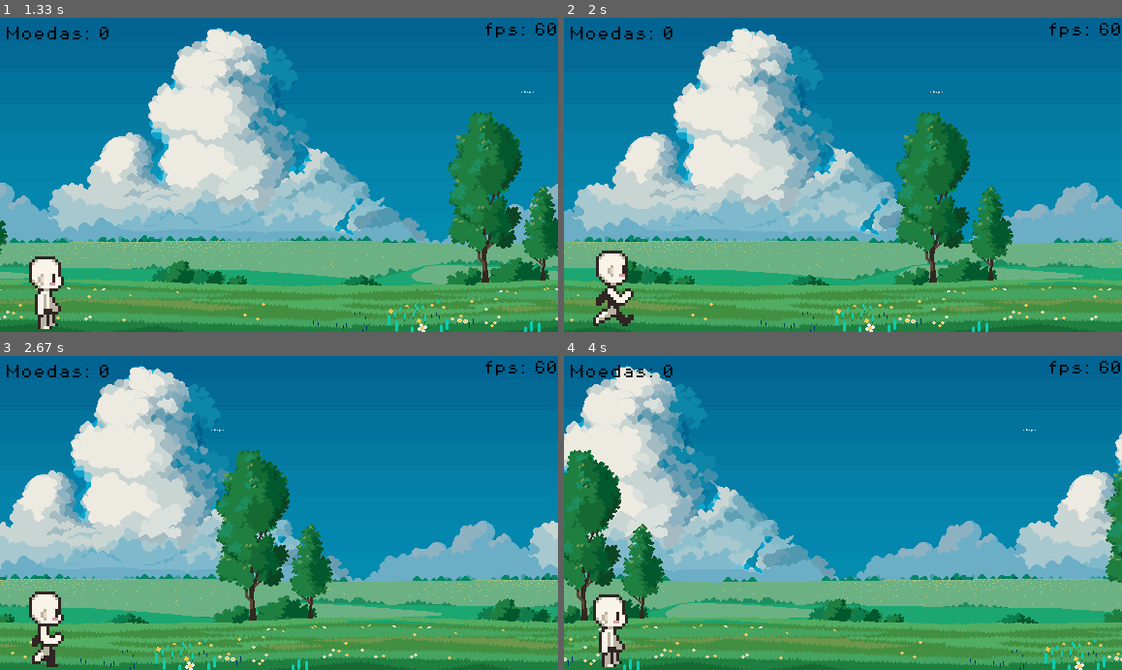
Above: before the commit, frames 1-4 (two rows, left to right).
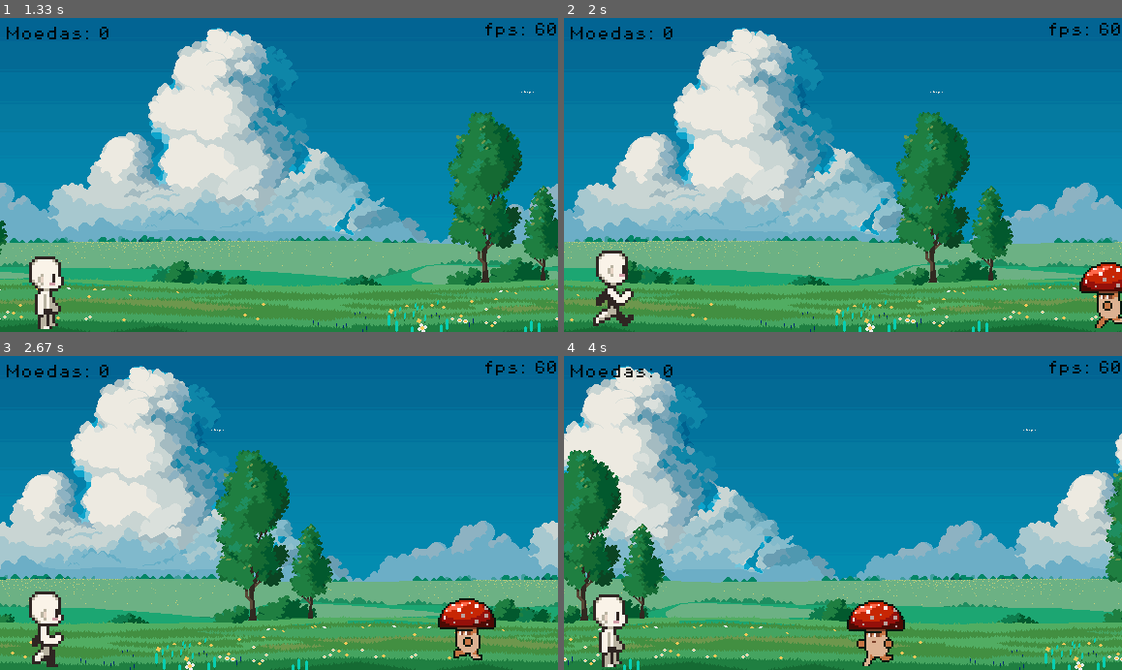
Above: after the commit, the same moments.

Repository: RyanMartinsOne/pygame
Game: pygame game, started from main.py
Two runs of this game, one before a commit and one after it. Both use one fixed random seed, a clock stepped at 60 frames per second and the inputs below.
Inputs:
- Up to frame 1 (1.33 s): tap Enter at 0.33 s
- Up to frame 2 (2 s): no input
- Up to frame 3 (2.67 s): no input
- Up to frame 4 (4 s): no input

Frame 1 is identical in both runs. In frame 2, 1.1% of the frame differs, in the area x 92-100%, y 77-99%; in frame 3, 1.2%; in frame 4, 1.3%, in the area x 50-62%, y 77-99%.

Commit message:
feat(Enemy): Using set_image for generate mask and image and implementing move logic

Diff:
--- a/code/Enemy.py
+++ b/code/Enemy.py
@@ -1,8 +1,8 @@
-from code.Const import ENEMY_FRAME_RECTS
+from random import randint
+
+from code.Const import ENEMY_FRAME_RECTS, WINDOW_WIDTH, ENTITY_SPEED, ENEMY_SCALE
 from code.Entity import Entity
 from code.SpriteAnimator import SpriteAnimator
-
-ENEMY_SCALE = 2
 
 
 class Enemy(Entity):
@@ -14,9 +14,7 @@
 
     def update(self, dt: float):
         self.animator.update(dt)
-        topleft = self.rect.topleft
-        self.image = self.animator.get_frame()
-        self.rect = self.image.get_rect(topleft=topleft)
+        self.set_image(self.animator.get_frame(), self.rect.topleft)
 
     def move(self):
-        pass
+        self.rect.centerx -= ENTITY_SPEED[self.name]
